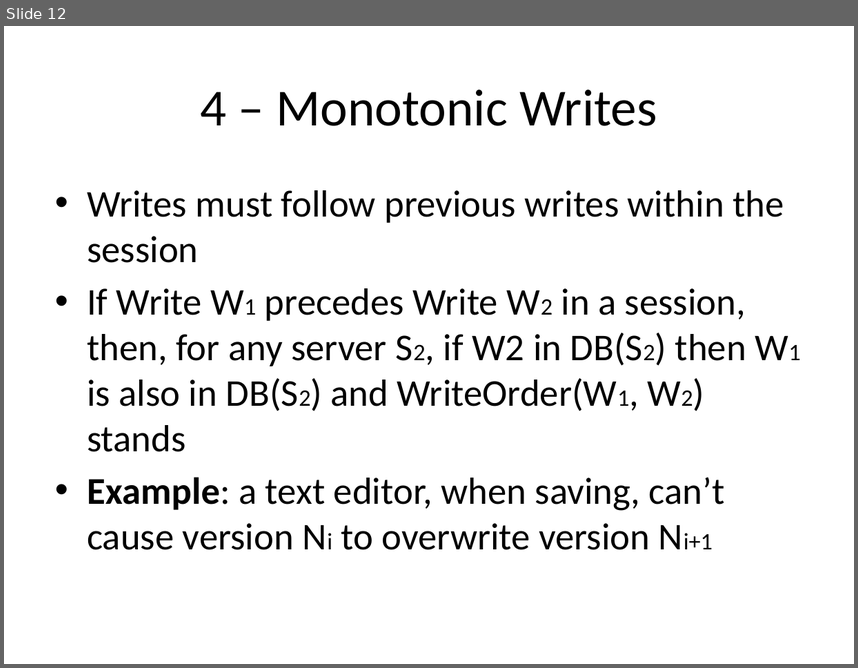
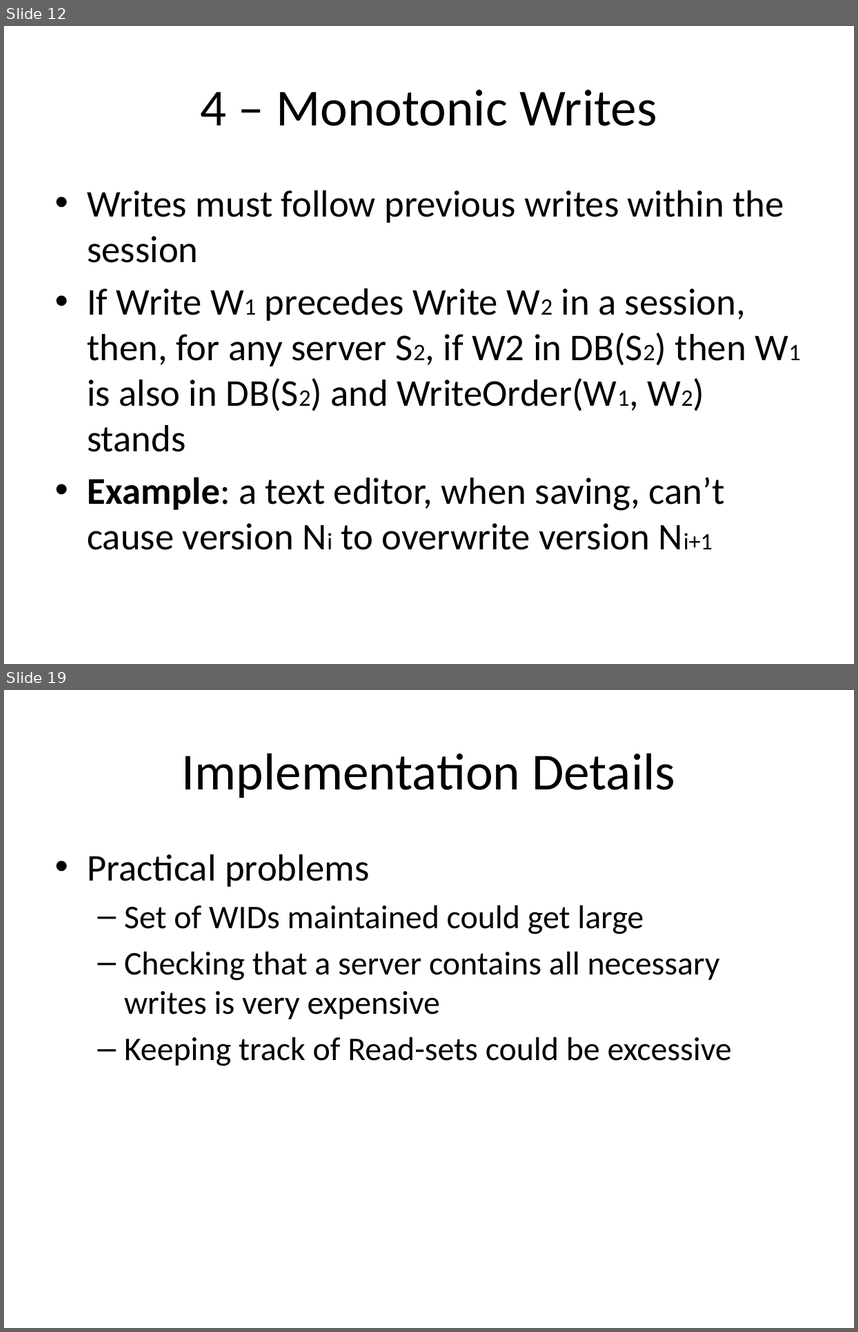
Before and after one commit to balidani/bomberman, a slide deck: presentation/slides_daniel.pptx. Shown one above the other, each under a label of ours: slide 12 before the commit, slides 12 and 19 after it; the slides between them are not shown. The pictures are 858x668 and 858x1332 pixels, drawn with LibreOffice and Linux fonts; fonts in the diff are those of the drawing. Boxes give left, top, right and bottom in pixels: in the first picture for what was removed or moved away, otherwise in the second. Text is boxed around its words. In the diff, an @@ line names an element or a change of style, - is before the commit and + after.

```diff
--- a/presentation/slides_daniel.pptx
+++ b/presentation/slides_daniel.pptx
@@ slide 19 added at <box>4,690,854,1328</box>, background #FFFFFF @@
@@ title added at <box>182,753,675,798</box>, 44 pt, text #000000 @@
+Implementation Details
@@ text added at <box>87,854,732,1066</box>, 28 pt, text #000000 @@
+• Practical problems
+  – Set of WIDs maintained could get large
+  – Checking that a server contains all necessary writes is very expensive
+  – Keeping track of Read-sets could be excessive
```
Also in this commit, not shown: 3 slides changed, 6 other slides added.
